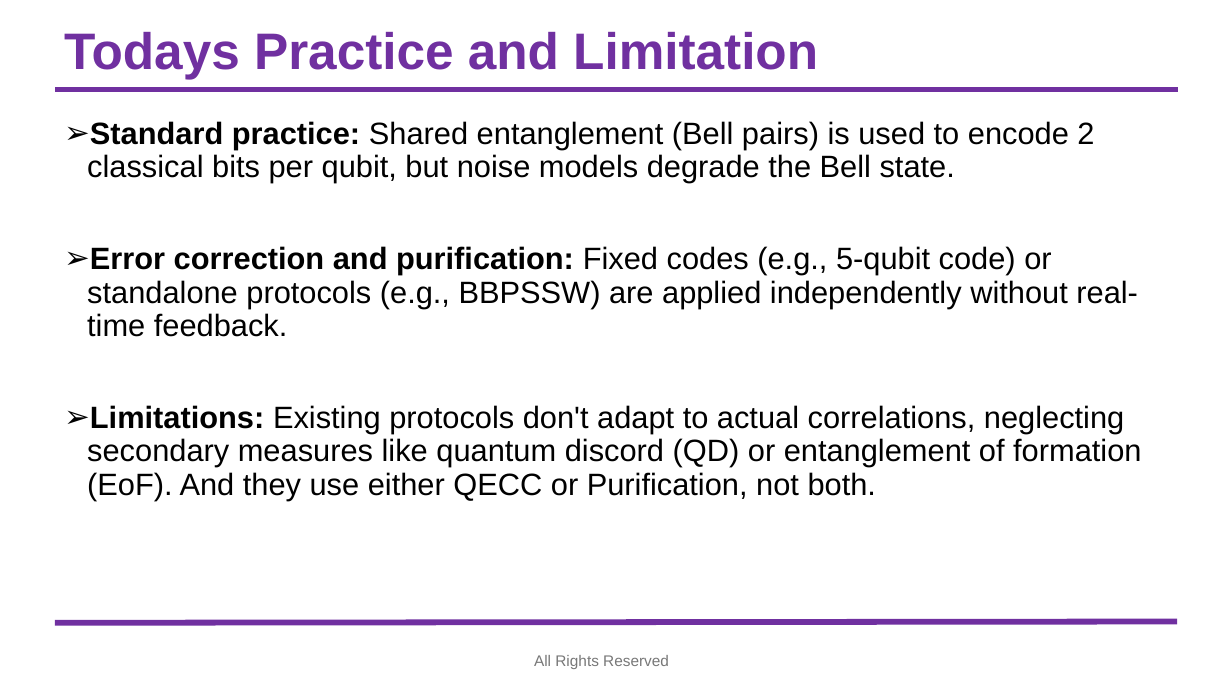
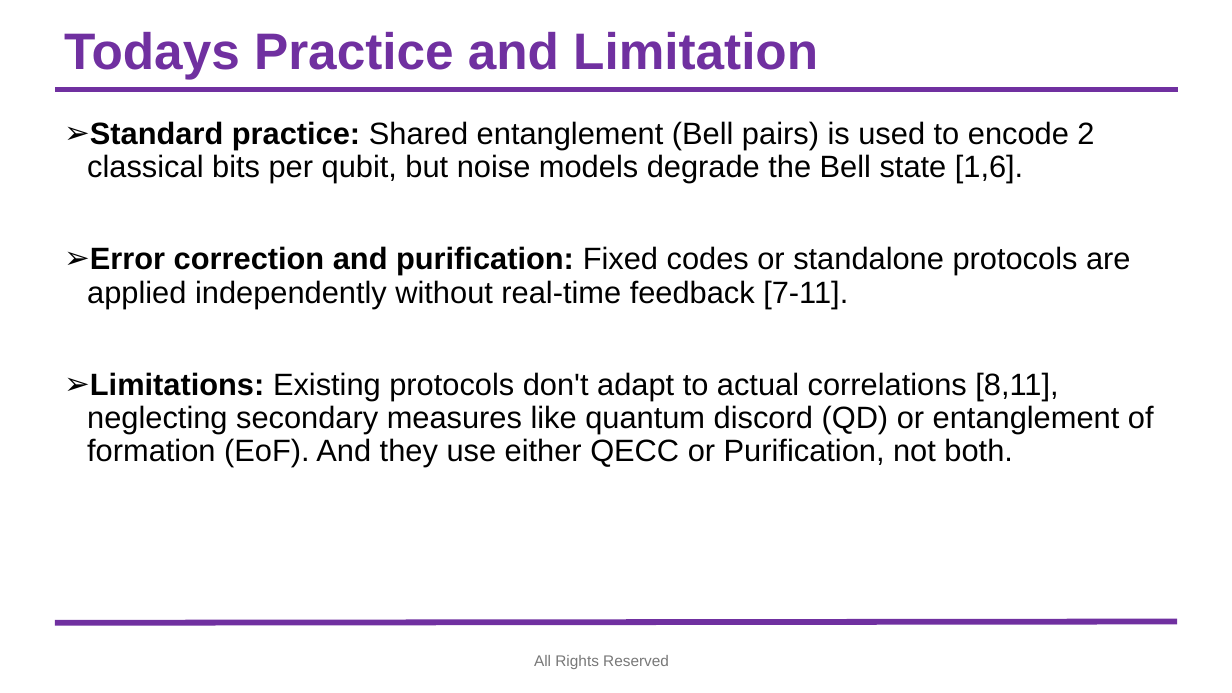
Before and after one commit to syedshubha/QNET25_Shubha, a slide deck: slide 4 of Fidelity_EntropyMatrics.pptx. Drawn at 1232x693 pixels with LibreOffice and Linux fonts; fonts in the diff are those of the drawing; background and template pictures are left out. Boxes give left, top, right and bottom in pixels: in the first picture for what was removed or moved away, otherwise in the second. Text is boxed around its words. In the diff, an @@ line names an element or a change of style, - is before the commit and + after.

```diff
--- a/Fidelity_EntropyMatrics.pptx
+++ b/Fidelity_EntropyMatrics.pptx
@@ text at [87,121,1154,467]: text changed @@
-➢ Standard practice: Shared entanglement (Bell pairs) is used to encode 2 classical bits per qubit, but noise models degrade the Bell state.
-➢ Error correction and purification: Fixed codes (e.g., 5-qubit code) or standalone protocols (e.g., BBPSSW) are applied independently without real-time feedback.
-➢ Limitations: Existing protocols don't adapt to actual correlations, neglecting secondary measures like quantum discord (QD) or entanglement of formation (EoF). And they use either QECC or Purification, not both.
+➢ Standard practice: Shared entanglement (Bell pairs) is used to encode 2 classical bits per qubit, but noise models degrade the Bell state [1,6].
+➢ Error correction and purification: Fixed codes or standalone protocols are applied independently without real-time feedback [7-11].
+➢ Limitations: Existing protocols don't adapt to actual correlations [8,11], neglecting secondary measures like quantum discord (QD) or entanglement of formation (EoF). And they use either QECC or Purification, not both.
```
Also in this commit, not shown: 1 other slide changed.
